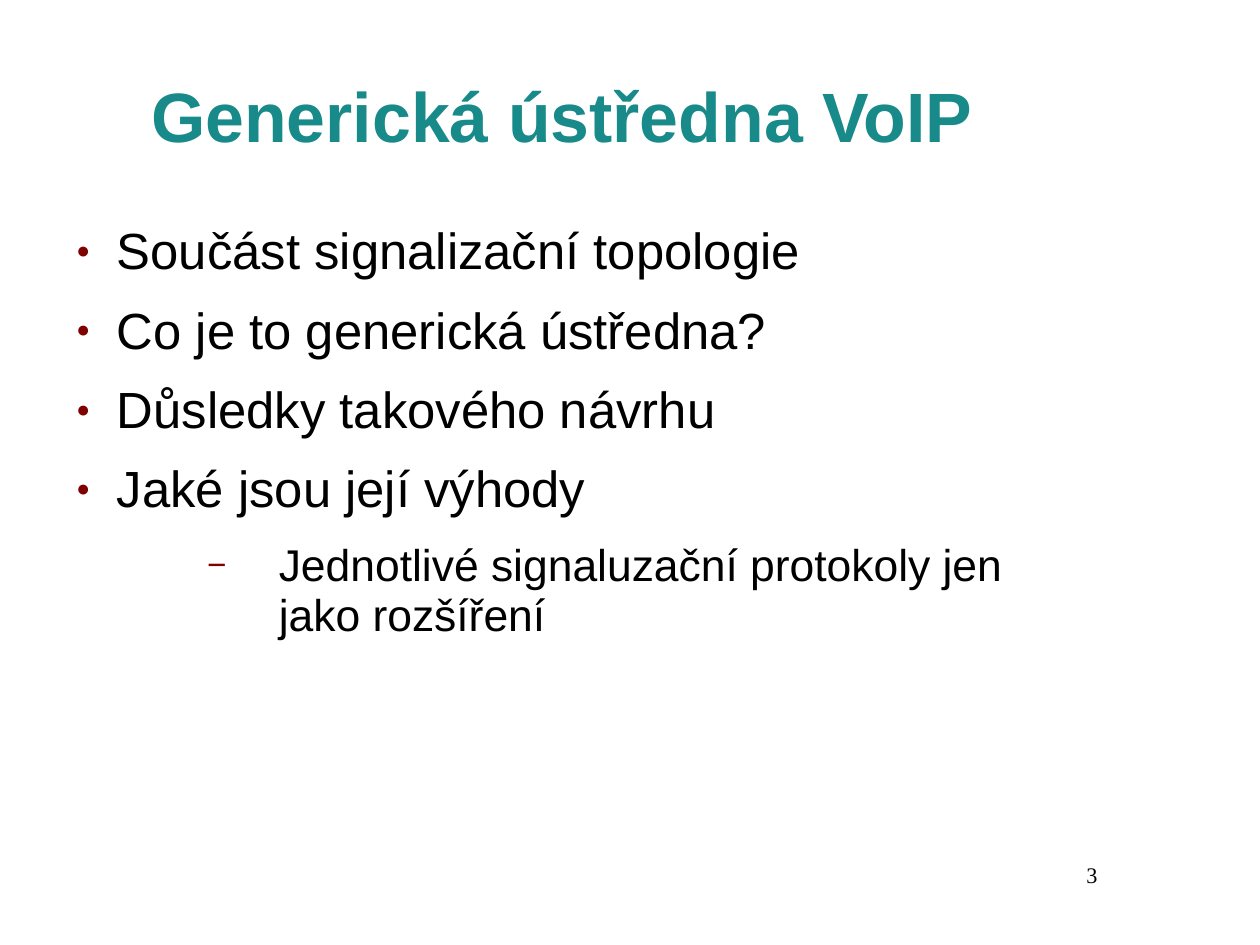
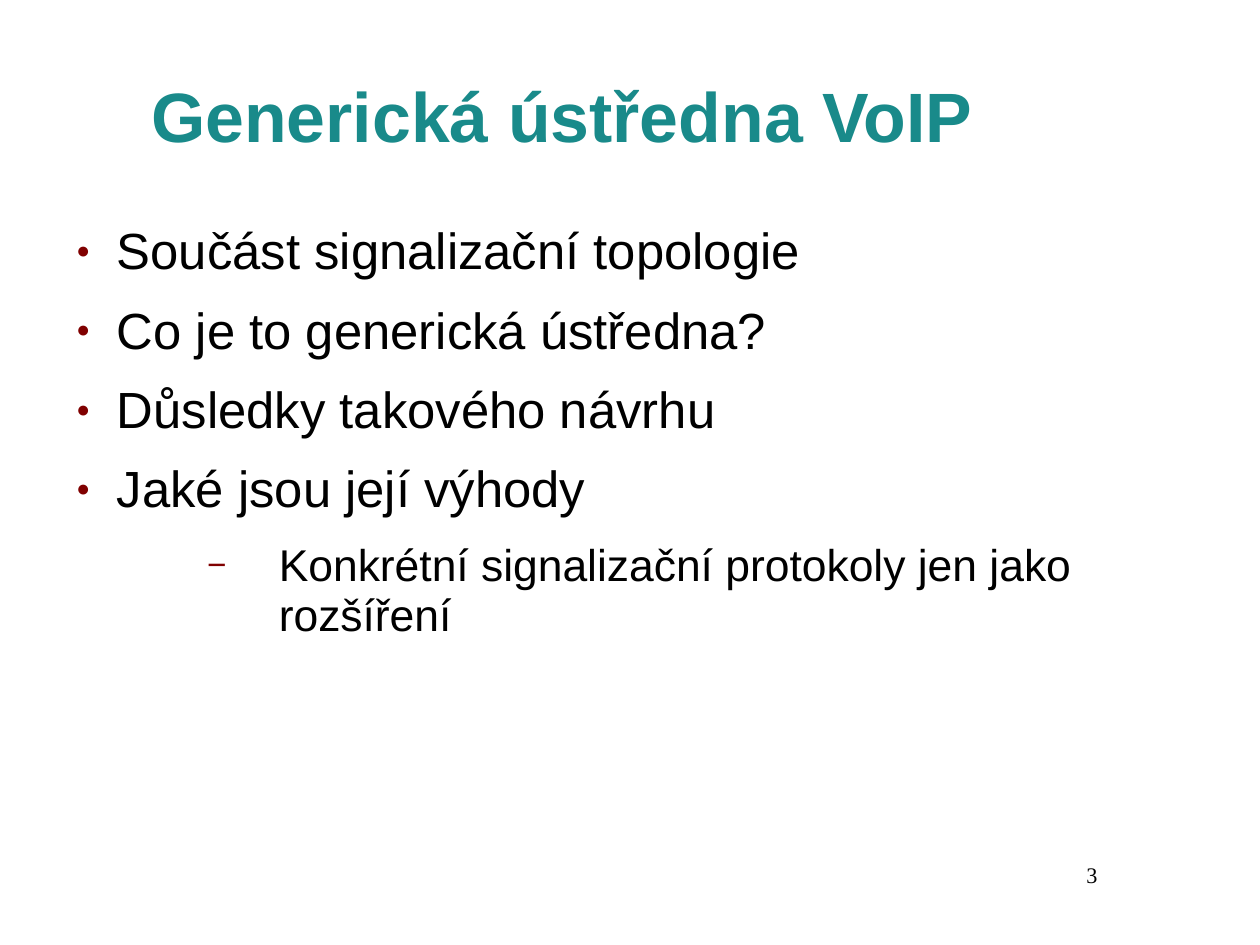
Before and after one commit to Tr1p0d/GenericVoIPSwitch, a slide deck: slide 3 of Paper/pres/sp.ppt. Drawn at 1260x945 pixels with LibreOffice and Linux fonts; fonts in the diff are those of the drawing; background and template pictures are left out. Boxes give left, top, right and bottom in pixels: in the first picture for what was removed or moved away, otherwise in the second. Text is boxed around its words. In the diff, an @@ line names an element or a change of style, - is before the commit and + after.

Commit message:
generic exchange simple call

```diff
--- a/Paper/pres/sp.ppt
+++ b/Paper/pres/sp.ppt
@@ text at (279, 548, 1070, 632): text changed @@
-  − Jednotlivé signaluzační protokoly jen jako rozšíření
+  − Konkrétní signalizační protokoly jen jako rozšíření
```
Also in this commit, not shown: 17 other files.
